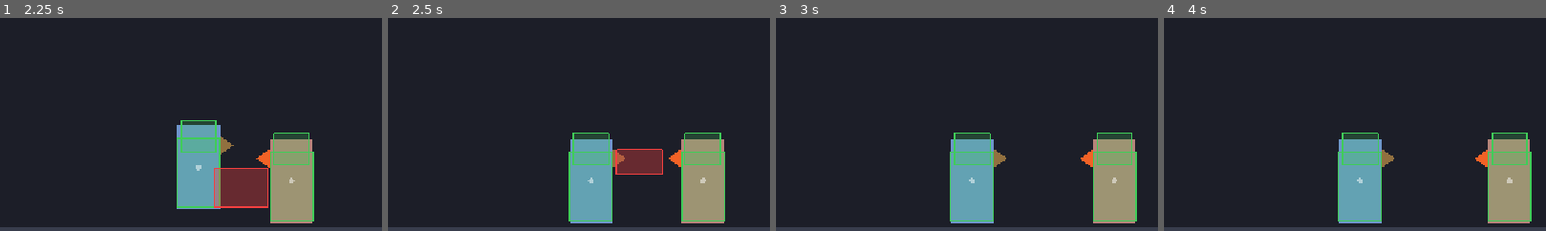
Above: before the commit, frames 1-4 (left to right).
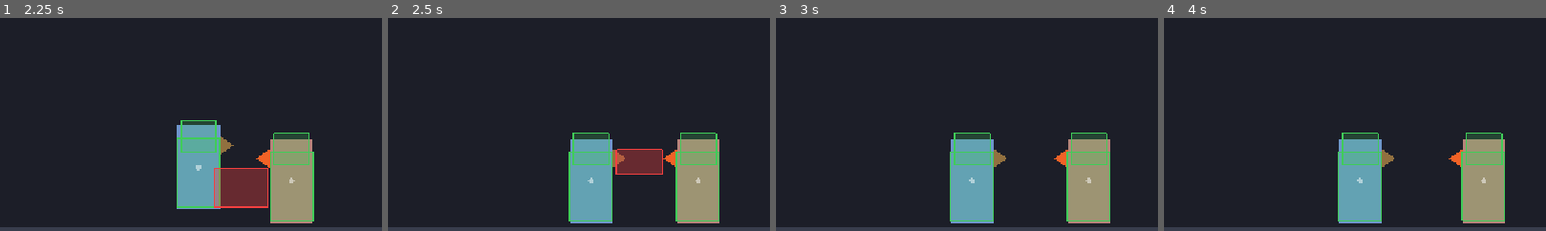
Above: after the commit, the same moments.

Repository: vitorrenansd/fightcore-godot
Game: Godot game, scene res://content/battle/training.tscn
Two runs of this game, one before a commit and one after it. Both use one fixed random seed, a clock stepped at 60 frames per second and the inputs below.
Inputs:
- Up to frame 1 (2.25 s): tap Enter at 0.5 s; hold D (p1_right) 0.53-2.03 s; tap I (p1_d) at 0.6 s; tap W (p1_up) at 0.77, 1.07, 1.52, 1.82 s; tap U (p1_hs) at 0.8, 1.35 s; tap K (p1_k) at 1.55, 2.1 s; hold A (p1_left) from 2.03 s (still down)
- Up to frame 2 (2.5 s): keep holding A (p1_left); tap J (p1_p) at 2.3 s
- Up to frame 3 (3 s): release A (p1_left) at 2.78 s; hold D (p1_right) from 2.78 s (still down); tap J (p1_p) at 2.85 s
- Up to frame 4 (4 s): keep holding D (p1_right); tap W (p1_up) at 3.02, 3.32, 3.77 s; tap L (p1_s) at 3.05, 3.6 s; tap Space at 3.5 s; tap Right (p2_right) at 3.8 s
The pictures show only the part of the screen within x 29-79%, y 31-81%; the shares and areas given below are measured in that part.

Frame 1 is identical in both runs. In frame 2, 1.7% of the frame differs, in the area x 72-89%, y 53-97%; in frame 3, 6.3%; in frame 4, 6.4%, in the area x 74-97%, y 53-97%.

Commit message:
feat(physics): fricção de knockback para a deslizada
Quem levava um golpe no chao deslizava em velocidade constante ate o hitstun
acabar, porque nada freava. O fim do escorregao era o cronometro do stun, nao a
fisica.

`Knockback.apply_friction()` sai do stub e vira o dono da regra: funcao estatica,
sem no e sem estado, porque o `Fighter` e quem tem a velocidade. `move_toward`
garante que para exatamente no zero em vez de passar do ponto e devolver a
vitima na direcao do atacante.

So no chao e so em stun, por dois motivos: quem esta no controle reescreve a
propria velocidade todo frame, e no ar nao tem contra o que empurrar - o arco da
vitima tem que continuar intacto ou o juggle nao fecha.

Aproveitei pra quebrar o `is_in_stun()` em `is_in_hitstun()` e
`is_in_blockstun()`, que e o que a condicao da fricção precisava perguntar.

Co-Authored-By: Claude Opus 5 <noreply@anthropic.com>
Claude-Session: https://claude.ai/code/session_01UdVvQn9Tga5SZVG1YisJhm

Diff:
--- a/engine/character/fighter.gd
+++ b/engine/character/fighter.gd
@@ -58,10 +58,24 @@
 		return
 	hitbox_manager.advance()
 	state_machine.physics_update(delta)
+	_apply_knockback_friction(delta)
 	_apply_gravity(delta)
 	move_and_slide()
 	if is_on_floor():
 		land()
+
+
+## Ground knockback bleeds off instead of sliding at a constant speed until the
+## stun runs out. Only while stunned and only on the floor: a fighter in control
+## rewrites their own velocity every frame, and there is nothing in the air to
+## push back against — an airborne victim keeps their arc, which is what a
+## juggle needs.
+func _apply_knockback_friction(delta: float) -> void:
+	if stats == null or not is_on_floor():
+		return
+	if not (is_in_hitstun() or is_in_blockstun()):
+		return
+	velocity.x = Knockback.apply_friction(velocity.x, stats.knockback_friction, delta)
 
 
 func _apply_gravity(delta: float) -> void:
@@ -292,9 +306,15 @@
 
 
 func is_in_stun() -> bool:
+	return is_in_hitstun() or is_in_blockstun() or is_knocked_down()
+
+
+func is_in_hitstun() -> bool:
+	return state_machine.current_state is FighterHitstunState
+
+
+func is_in_blockstun() -> bool:
 	var state := state_machine.current_state
-	if state is FighterHitstunState or is_knocked_down():
-		return true
 	return state is FighterBlockState and (state as FighterBlockState).is_in_blockstun()
 
 
@@ -309,7 +329,7 @@
 func is_blocking() -> bool:
 	if input == null or not is_alive() or not is_on_floor():
 		return false
-	if hitbox_manager.is_attacking() or state_machine.current_state is FighterHitstunState:
+	if hitbox_manager.is_attacking() or is_in_hitstun():
 		return false
 	# A fighter lying on the floor holding back is not guarding.
 	if is_knocked_down():
--- a/engine/character/fighter_stats.gd
+++ b/engine/character/fighter_stats.gd
@@ -43,5 +43,8 @@
 @export var pushbox_width: float = 46.0
 
 @export_group("Combat")
+## How fast ground knockback bleeds off, in px/s². Only applies while the
+## fighter is stunned: someone in control sets their own velocity anyway.
+@export var knockback_friction: float = 1600.0
 @export var weight: float = 1.0
 @export var defense_multiplier: float = 1.0
--- a/engine/physics/knockback.gd
+++ b/engine/physics/knockback.gd
@@ -1,11 +1,15 @@
-extends Node
+class_name Knockback
 
+## Rules for knockback that outlives the frame it was applied on.
+##
+## No node and no state: the `Fighter` owns its velocity, this only decides how
+## that velocity decays. Kept out of `Fighter` so the rule has one home and can
+## be read — and tested — without a scene tree around it.
 
-# Called when the node enters the scene tree for the first time.
-func _ready() -> void:
-	pass # Replace with function body.
-
-
-# Called every frame. 'delta' is the elapsed time since the previous frame.
-func _process(delta: float) -> void:
-	pass
+## Bleeds horizontal speed toward zero at `friction` px/s².
+##
+## `move_toward` is what makes this safe: it stops exactly at zero instead of
+## overshooting into the opposite direction, so a heavy hit never bounces the
+## victim back toward the attacker on the frame the slide ends.
+static func apply_friction(horizontal: float, friction: float, delta: float) -> float:
+	return move_toward(horizontal, 0.0, friction * delta)
--- /dev/null
+++ b/tests/friction_smoke_test.gd
@@ -0,0 +1,221 @@
+extends SceneTree
+
+## Checks knockback friction: a fighter hit on the ground slides to a stop
+## instead of travelling at a constant speed until the stun ends, never bounces
+## back toward the attacker, and keeps their arc untouched in the air.
+##
+##   godot --headless --path . --script tests/friction_smoke_test.gd
+
+const FIGHTER_SCENE := "res://content/fighters/training_dummy/fighter.tscn"
+
+var p1: Fighter
+var p2: Fighter
+var solver: CollisionSolver
+var frames: int = 0
+var landed: Array[HitData] = []
+var ok: bool = true
+
+## Sampled while p2 is being pushed around.
+var _observing: bool = false
+var _samples: Array[float] = []
+var _went_backwards: bool = false
+var _sped_up: bool = false
+var _stopped_frame: int = -1
+var _hitstun_end_frame: int = -1
+var _air_samples: Array[float] = []
+
+
+func _initialize() -> void:
+	var scene: PackedScene = load(FIGHTER_SCENE)
+	InputBindings.create_default().apply()
+
+	var floor_body := StaticBody2D.new()
+	var floor_shape := CollisionShape2D.new()
+	var rect := RectangleShape2D.new()
+	rect.size = Vector2(4000, 40)
+	floor_shape.shape = rect
+	floor_body.add_child(floor_shape)
+	floor_body.position = Vector2(0, 70)
+	root.add_child(floor_body)
+
+	p1 = scene.instantiate()
+	p1.team = 0
+	root.add_child(p1)
+	p1.position = Vector2(0, 0)
+
+	p2 = scene.instantiate()
+	p2.team = 1
+	root.add_child(p2)
+	p2.position = Vector2(60, 0)
+
+	solver = CollisionSolver.new()
+	root.add_child(solver)
+	solver.register_fighter(p1)
+	solver.register_fighter(p2)
+	solver.hit_resolved.connect(func(hit: HitData) -> void: landed.append(hit))
+
+
+func _make_attack(knockback: Vector2, hitstun: int, blockstun: int) -> AttackData:
+	var box := Hitbox.new()
+	var box_shape := RectangleShape2D.new()
+	box_shape.size = Vector2(60, 60)
+	box.shape = box_shape
+	box.offset = Vector2(60, 0)
+	box.start_frame = 4
+	box.end_frame = 6
+
+	var attack := AttackData.new()
+	attack.startup_frames = 4
+	attack.active_frames = 3
+	attack.recovery_frames = 8
+	attack.damage = 200
+	attack.chip_damage = 20
+	attack.hitstun = hitstun
+	attack.blockstun = blockstun
+	attack.hitstop = 4
+	attack.knockback = knockback
+	attack.block_pushback = knockback
+	attack.hitboxes = [box]
+	return attack
+
+
+func check(condition: bool, message: String) -> void:
+	if not condition:
+		ok = false
+		print("  FAIL: %s" % message)
+
+
+## Records the slide, ignoring the frozen frames where nothing moves.
+func _observe() -> void:
+	if p2.hitstop_frames > 0:
+		return
+	if _samples.size() > 0:
+		var previous: float = _samples[-1]
+		if p2.velocity.x < -0.01:
+			_went_backwards = true
+		if p2.velocity.x > previous + 0.01:
+			_sped_up = true
+		if _stopped_frame < 0 and is_zero_approx(p2.velocity.x):
+			_stopped_frame = frames
+		if _hitstun_end_frame < 0 and not p2.is_in_hitstun():
+			_hitstun_end_frame = frames
+	_samples.append(p2.velocity.x)
+
+
+func _physics_process(_delta: float) -> bool:
+	frames += 1
+	if _observing:
+		_observe()
+	match frames:
+		1:
+			p1.opponent = p2
+			p2.opponent = p1
+			p1.set_facing(true)
+			p2.set_facing(false)
+			p1.input.enabled = false
+			p2.input.enabled = false
+			p2.input.player_index = 1
+			print("== 1. a grounded hit slides to a stop ==")
+			# Long hitstun so the slide has room to finish inside it.
+			p1.hitbox_manager.start_attack(_make_attack(Vector2(400, 0), 40, 12))
+		10:
+			_observing = true
+		56:
+			_observing = false
+			print("  samples %d   first %.0f   last %.0f" % [
+				_samples.size(), _samples[0], _samples[-1],
+			])
+			print("  went backwards: %s   sped up: %s" % [_went_backwards, _sped_up])
+			print("  stopped on f%d, hitstun ended on f%d" % [
+				_stopped_frame, _hitstun_end_frame,
+			])
+			check(landed.size() == 1, "the move connected")
+			check(_samples[0] > 100.0, "the hit pushed p2 away to begin with")
+			check(is_zero_approx(_samples[-1]), "the slide came to a full stop")
+			check(not _sped_up, "the slide only ever loses speed")
+			check(
+				not _went_backwards,
+				"it stops at zero instead of bouncing back at the attacker"
+			)
+			check(_stopped_frame > 0, "the slide ended on its own")
+			check(_hitstun_end_frame > 0, "hitstun ran out during the window")
+			# The point of the whole thing: the slide is ended by friction, not
+			# by the stun timer expiring underneath it.
+			check(
+				_stopped_frame < _hitstun_end_frame,
+				"friction ended the slide, not the end of hitstun"
+			)
+		90:
+			print("\n== 2. a fighter in control is not slowed down ==")
+			landed.clear()
+			p2.state_machine.transition_to(&"Idle")
+			p2.position = Vector2(200, 0)
+			p2.velocity = Vector2.ZERO
+			p2.walk(1.0)
+		92:
+			var before := p2.velocity.x
+			p2.walk(1.0)
+			print("  walking at %.0f, still %.0f a frame later" % [before, p2.velocity.x])
+			check(
+				is_equal_approx(p2.velocity.x, p2.stats.walk_speed),
+				"walking speed is untouched, got %.0f" % p2.velocity.x
+			)
+		100:
+			print("\n== 3. blockstun pushback decays too ==")
+			landed.clear()
+			_samples.clear()
+			_went_backwards = false
+			_sped_up = false
+			p2.state_machine.transition_to(&"Idle")
+			p2.velocity = Vector2.ZERO
+			p1.position = Vector2(0, 0)
+			p1.velocity = Vector2.ZERO
+			p2.position = Vector2(60, 0)
+			p2.input.enabled = true
+			# p2 faces left, so its back is screen right.
+			Input.action_press(&"p2_right")
+			p1.hitbox_manager.start_attack(_make_attack(Vector2(400, 0), 40, 30))
+		110:
+			_observing = true
+		136:
+			_observing = false
+			print("  blocked %s   first %.0f   last %.0f   sped up %s" % [
+				landed[0].blocked if landed.size() > 0 else false,
+				_samples[0], _samples[-1], _sped_up,
+			])
+			check(landed.size() == 1, "the move connected")
+			if landed.size() == 1:
+				check(landed[0].blocked, "p2 blocked it")
+			check(_samples[0] > 100.0, "the block pushed p2 away")
+			check(is_zero_approx(_samples[-1]), "the pushback also came to a stop")
+			check(not _sped_up, "and only ever lost speed")
+			Input.action_release(&"p2_right")
+		144:
+			print("\n== 4. an airborne victim keeps their arc ==")
+			landed.clear()
+			p2.input.enabled = false
+			p2.state_machine.transition_to(&"Jump")
+			p2.position = Vector2(60, -300)
+			p2.velocity = Vector2.ZERO
+			p1.gravity_enabled = false
+			p1.position = Vector2(0, -300)
+			p1.hitbox_manager.start_attack(_make_attack(Vector2(400, -100), 40, 12))
+		156:
+			check(not p2.is_on_floor(), "p2 is airborne")
+			check(p2.hitstop_frames == 0, "not frozen")
+			_air_samples.append(p2.velocity.x)
+		160:
+			_air_samples.append(p2.velocity.x)
+			print("  airborne horizontal speed %.0f -> %.0f" % [
+				_air_samples[0], _air_samples[1],
+			])
+			check(_air_samples[0] > 100.0, "the air hit carried p2 away")
+			check(
+				is_equal_approx(_air_samples[0], _air_samples[1]),
+				"no friction in the air, the juggle keeps its arc"
+			)
+		162:
+			print("\nRESULT: %s" % ("OK" if ok else "FAILED"))
+			quit(0 if ok else 1)
+			return true
+	return false
--- a/tests/hitbox_smoke_test.gd
+++ b/tests/hitbox_smoke_test.gd
@@ -64,7 +64,7 @@
 	return attack
 
 
-## Ground knockback does not decay yet (there is no friction), so spacing is
+## Friction stops the slide but does not walk anyone back, so spacing is
 ## restored by hand between phases.
 func _reset_spacing() -> void:
 	p1.position = Vector2(0, 0)
Not shown, added: tests/friction_smoke_test.gd.uid
Not shown, changed: docs/archtecture.md
Not shown, changed: docs/fighter_format.md
Not shown, changed: docs/roadmap.md
